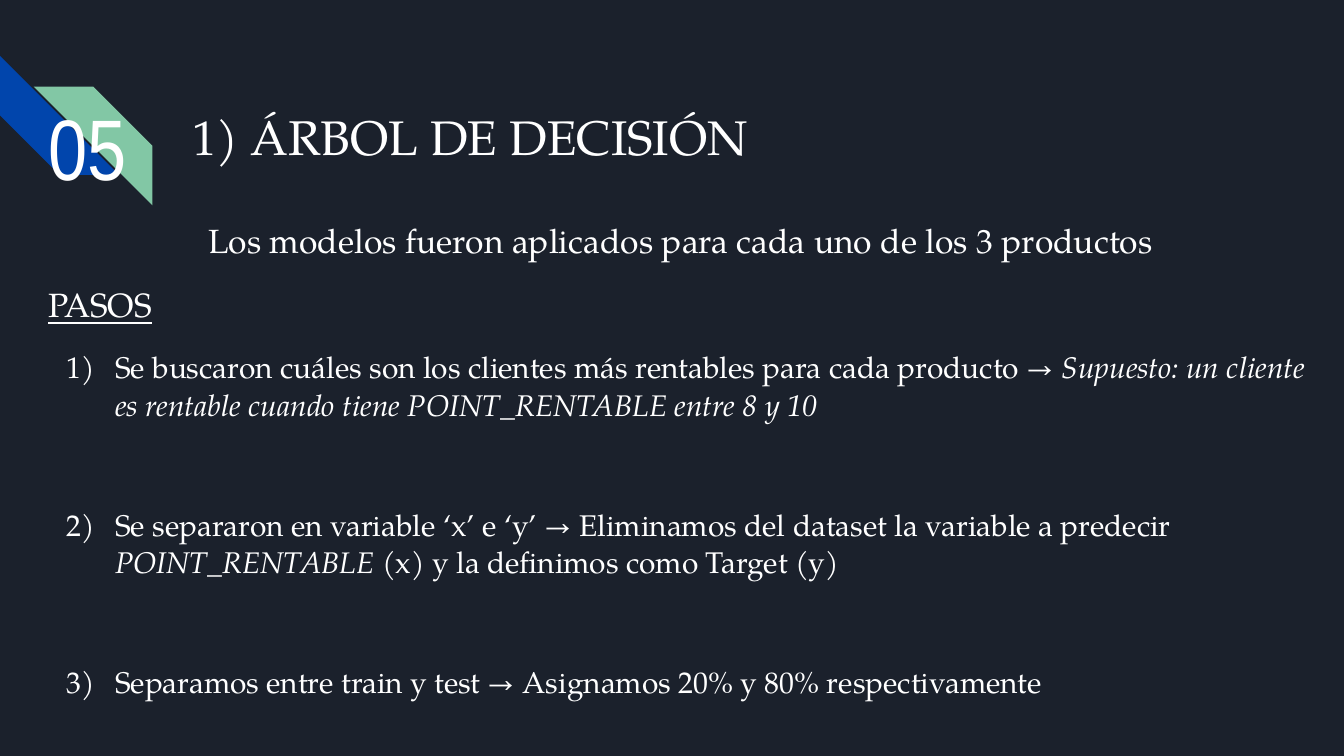
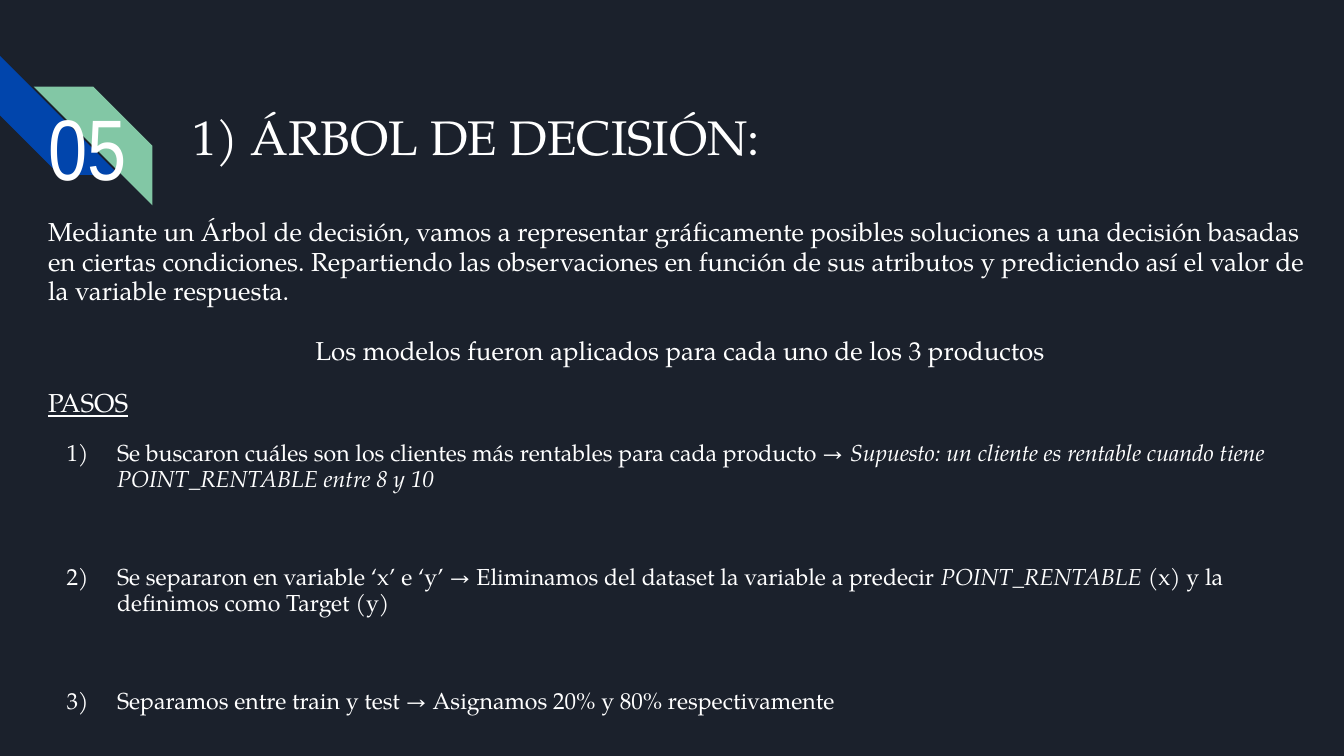
Before and after one commit to Alejo3107/PROYECTO_CH_DS, a slide deck: slide 23 of Presentación ejecutiva.pptx (slide 21 before the commit). Drawn at 1344x756 pixels with LibreOffice and Linux fonts; fonts in the diff are those of the drawing; background and template pictures are left out. Boxes give left, top, right and bottom in pixels: in the first picture for what was removed or moved away, otherwise in the second. Text is boxed around its words. In the diff, an @@ line names an element or a change of style, - is before the commit and + after.

Commit message:
3° Entrega

```diff
--- a/Presentación ejecutiva.pptx
+++ b/Presentación ejecutiva.pptx
@@ title at bbox=[250, 112, 760, 156]: text changed @@
-1) ÁRBOL DE DECISIÓN
+1) ÁRBOL DE DECISIÓN:
@@ text at bbox=[48, 218, 1304, 308]: paragraph added @@
+Mediante un Árbol de decisión, vamos a representar gráficamente posibles soluciones a una decisión basadas en ciertas condiciones. Repartiendo las observaciones en función de sus atributos y prediciendo así el valor de la variable respuesta.
@@ text at bbox=[48, 341, 1265, 716]: size 18 to 13.9 pt in "Los modelos fueron aplicados para cada uno ...", "PASOS"; size 16 to 12.4 pt in "Se buscaron cuáles son los clientes más ...", "Se separaron en variable ‘x’ e ‘y’ ...", "Separamos entre train y test → Asignamos ..."; line spacing 1.05 to 0.95; indent changed @@
```
Also in this commit, not shown: 12 other slides changed, 3 slides added, 1 slide removed, 3 other files.
